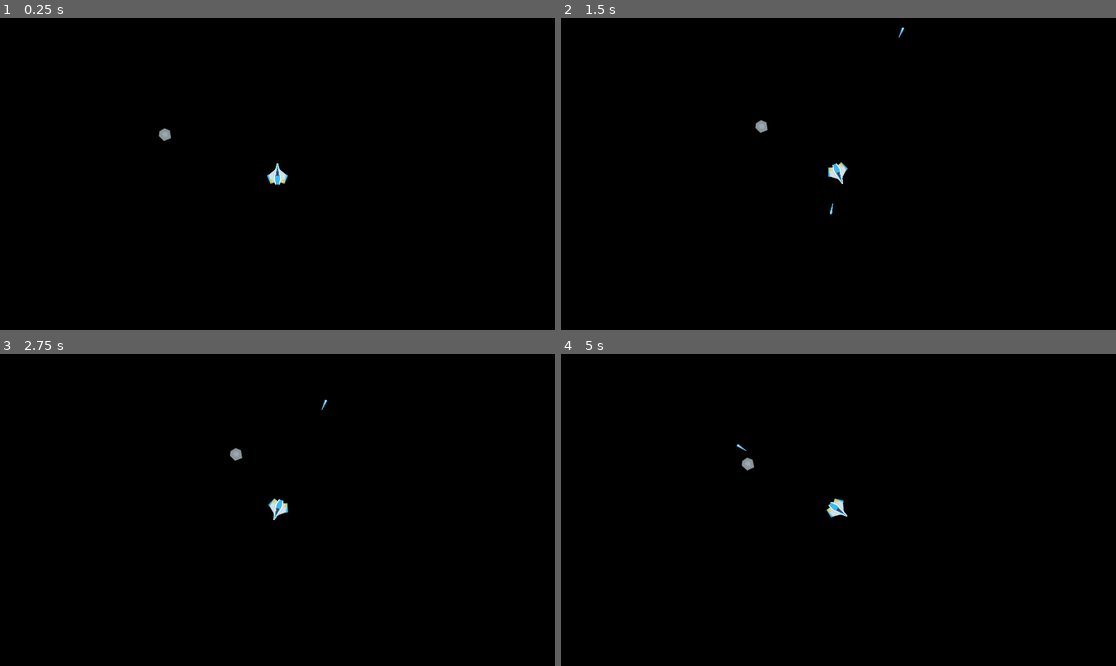
Above: before the commit, frames 1-4 (two rows, left to right).
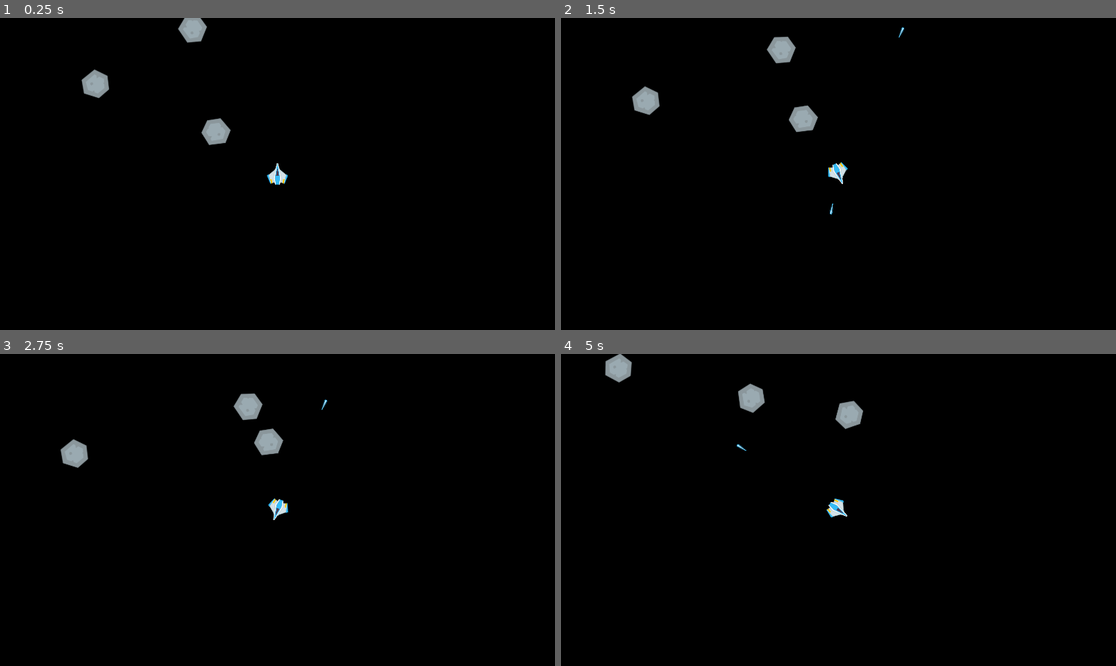
Above: after the commit, the same moments.

Repository: RansomDC/Asteroids-Clone
Game: Godot game, scene res://Scenes/Level/Level.tscn
Same seed, same stepped clock (60 frames per second), same inputs: the game is played once before the commit and once after it. Before the commit the project starts from res://Level/Level.tscn.
Inputs:
- Up to frame 1 (0.25 s): no input
- Up to frame 2 (1.5 s): hold Right (ui_right) 0.53-1.28 s; tap Alt (fire) at 0.6, 1.35 s; hold Left (ui_left) from 1.28 s (still down)
- Up to frame 3 (2.75 s): release Left (ui_left) at 2.03 s; hold Right (ui_right) from 2.03 s (still down); tap Alt (fire) at 2.1 s
- Up to frame 4 (5 s): release Right (ui_right) at 2.78 s; hold Up (ui_up) 2.78-3.53 s; tap Alt (fire) at 2.85, 3.6, 4.35 s; hold Left (ui_left) from 3.53 s (still down); tap F5 (reset) at 4.15 s

The runs differ from the first frame. In frame 1, 1.0% of the frame differs, in the area x 14-42%, y 0-41%; in frame 2, 1.1%; in frame 3, 1.1%; in frame 4, 1.1%, in the area x 7-55%, y 0-38%.

Commit message:
Add asteroids to the game startup, adjust directory layout

Diff:
--- a/Assets/Testable.tscn
+++ /dev/null
@@ -1,16 +0,0 @@
-[gd_scene load_steps=3 format=3 uid="uid://d2vsu0sbkoc81"]
-
-[ext_resource type="Script" path="res://Assets/Testable.gd" id="1_0hhy4"]
-[ext_resource type="Texture2D" uid="uid://dx0tbepfeltru" path="res://Assets/Ship.png" id="2_sk8ux"]
-
-[node name="Testable" type="CharacterBody2D"]
-position = Vector2(960, 540)
-script = ExtResource("1_0hhy4")
-metadata/_edit_group_ = true
-
-[node name="CollisionPolygon2D" type="CollisionPolygon2D" parent="."]
-visible = false
-polygon = PackedVector2Array(17, -48, 48, -12, 30, 42, -21, 47, -50, 10, -36, -34)
-
-[node name="Sprite2D" type="Sprite2D" parent="."]
-texture = ExtResource("2_sk8ux")
--- a/Asteroid/Asteroid.tscn
+++ /dev/null
@@ -1,16 +0,0 @@
-[gd_scene load_steps=4 format=3 uid="uid://matgqyct17aa"]
-
-[ext_resource type="Script" path="res://Asteroid/Asteroid.gd" id="1_xqjhu"]
-[ext_resource type="Texture2D" uid="uid://cj5s8cnhh71ul" path="res://Assets/L_Meteor.png" id="2_e2aae"]
-[ext_resource type="Shape2D" uid="uid://o3x1e1s08vp0" path="res://Assets/resources/asteroid_cshape_L.tres" id="3_guk8j"]
-
-[node name="Asteroid" type="Area2D"]
-script = ExtResource("1_xqjhu")
-metadata/_edit_group_ = true
-
-[node name="AsteroidImage" type="Sprite2D" parent="."]
-texture = ExtResource("2_e2aae")
-
-[node name="CollisionShape2D" type="CollisionShape2D" parent="."]
-position = Vector2(-1, 0)
-shape = ExtResource("3_guk8j")
--- a/Level/Level.gd
+++ /dev/null
@@ -1,15 +0,0 @@
-extends Node
-
-@onready var lasers = $Lasers
-@onready var player = $Player
-
-func _ready():
-	player.connect("laser_fired", _on_player_laser_fired)
-
-func _process(delta):
-	if Input.is_action_just_pressed("reset"):
-		get_tree().reload_current_scene()
-
-func _on_player_laser_fired(laser):
-	lasers.add_child(laser)
-	print("laser fired")
--- a/Level/Level.tscn
+++ /dev/null
@@ -1,20 +0,0 @@
-[gd_scene load_steps=4 format=3 uid="uid://b30bpvsan0u2f"]
-
-[ext_resource type="Script" path="res://Level/Level.gd" id="1_cch33"]
-[ext_resource type="PackedScene" uid="uid://dhddtdto4phfe" path="res://Player/Player.tscn" id="2_bn46h"]
-[ext_resource type="PackedScene" uid="uid://matgqyct17aa" path="res://Asteroid/Asteroid.tscn" id="3_i5wgf"]
-
-[node name="Level" type="Node"]
-script = ExtResource("1_cch33")
-
-[node name="Player" parent="." instance=ExtResource("2_bn46h")]
-position = Vector2(960, 540)
-up_direction = Vector2(0.999999, -0.00104167)
-
-[node name="Lasers" type="Node" parent="."]
-
-[node name="Asteroid" parent="." instance=ExtResource("3_i5wgf")]
-position = Vector2(545, 409)
-size = 1
-
-[connection signal="laser_fired" from="Player" to="." method="_on_player_laser_fired"]
--- a/Player/Player.gd
+++ /dev/null
@@ -1,50 +0,0 @@
-extends CharacterBody2D
-
-signal laser_fired(laser)
-
-@export var MAX_SPEED = 1000
-@export var speed = 40
-@export var rotation_speed = 5
-@export var rotation_direction = 0
-
-@onready var cannon = $Cannon
-
-var laser_scene = preload("res://Laser/laser.tscn")
-
-func _process(delta):
-	if Input.is_action_just_pressed("fire"):
-		fire_laser()
-
-func get_input():
-	rotation_direction = Input.get_axis("ui_left", "ui_right")
-	if (Input.is_action_pressed("ui_up")):
-		accelerate()
-
-
-func accelerate():
-		velocity.y += transform.y.y * -speed
-		velocity.x += transform.y.x * -speed
-		velocity = velocity.limit_length(MAX_SPEED)
-
-
-func _physics_process(delta):
-	get_input()
-	rotation += rotation_direction * rotation_speed * delta
-
-	move_and_slide()
-
-	var screen_size = get_viewport_rect().size
-	if global_position.y < 0:
-		global_position.y = screen_size.y
-	elif global_position.y > screen_size.y:
-		global_position.y = 0
-	if global_position.x < 0:
-		global_position.x = screen_size.x
-	elif global_position.x > screen_size.x:
-		global_position.x = 0
-
-func fire_laser():
-	var l = laser_scene.instantiate()
-	l.global_position = cannon.global_position
-	l.rotation = rotation
-	emit_signal("laser_fired", l)
--- /dev/null
+++ b/Scenes/Asteroid/Asteroid.tscn
@@ -0,0 +1,16 @@
+[gd_scene load_steps=4 format=3 uid="uid://matgqyct17aa"]
+
+[ext_resource type="Script" path="res://Scenes/Asteroid/Asteroid.gd" id="1_tgads"]
+[ext_resource type="Texture2D" uid="uid://cj5s8cnhh71ul" path="res://Assets/L_Meteor.png" id="2_a4vt4"]
+[ext_resource type="Shape2D" uid="uid://o3x1e1s08vp0" path="res://Assets/resources/asteroid_cshape_L.tres" id="3_e6mqh"]
+
+[node name="Asteroid" type="Area2D"]
+script = ExtResource("1_tgads")
+metadata/_edit_group_ = true
+
+[node name="AsteroidImage" type="Sprite2D" parent="."]
+texture = ExtResource("2_a4vt4")
+
+[node name="CollisionShape2D" type="CollisionShape2D" parent="."]
+position = Vector2(-1, 0)
+shape = ExtResource("3_e6mqh")
--- a/Laser/laser.tscn
+++ b/Scenes/Laser/laser.tscn
@@ -1,7 +1,7 @@
 [gd_scene load_steps=4 format=3 uid="uid://bju2cjswnp5k5"]
 
-[ext_resource type="Texture2D" uid="uid://c4c7yei3qg6ao" path="res://Assets/PlayerLaser.png" id="1_ed8jd"]
-[ext_resource type="Script" path="res://Laser/Laser.gd" id="1_v3eqt"]
+[ext_resource type="Script" path="res://Scenes/Laser/Laser.gd" id="1_ilpuf"]
+[ext_resource type="Texture2D" uid="uid://c4c7yei3qg6ao" path="res://Assets/PlayerLaser.png" id="2_nfg6p"]
 
 [sub_resource type="CapsuleShape2D" id="CapsuleShape2D_6ndtp"]
 radius = 4.0
@@ -10,12 +10,12 @@
 [node name="Laser" type="Area2D"]
 collision_layer = 8
 collision_mask = 4
-script = ExtResource("1_v3eqt")
+script = ExtResource("1_ilpuf")
 
 [node name="Sprite2D" type="Sprite2D" parent="."]
 position = Vector2(0, -19)
 scale = Vector2(1, 0.703704)
-texture = ExtResource("1_ed8jd")
+texture = ExtResource("2_nfg6p")
 
 [node name="CollisionShape2D" type="CollisionShape2D" parent="."]
 position = Vector2(0, -25)
--- /dev/null
+++ b/Scenes/Level/Level.gd
@@ -0,0 +1,32 @@
+extends Node
+
+@onready var lasers = $Lasers
+@onready var player = $Player
+
+var num_asteroids = 3
+@onready var asteroid = preload("res://Scenes/Asteroid/Asteroid.tscn")
+
+func _ready():
+	#Laser functionality
+	player.connect("laser_fired", _on_player_laser_fired)
+
+	#Spawn asteroids
+	for i in num_asteroids:
+		var new_asteroid = asteroid.instantiate()
+		new_asteroid.position = get_random_position()
+		add_child(new_asteroid)
+	pass
+
+func _process(delta):
+	if Input.is_action_just_pressed("reset"):
+		get_tree().reload_current_scene()
+
+func _on_player_laser_fired(laser):
+	lasers.add_child(laser)
+	print("laser fired")
+
+func get_random_position():
+	randomize()
+	#return a random screen position
+	var v = Vector2(randf_range(0, 1024), randf_range(0,600))
+	return v
--- /dev/null
+++ b/Scenes/Level/Level.tscn
@@ -0,0 +1,15 @@
+[gd_scene load_steps=3 format=3 uid="uid://b30bpvsan0u2f"]
+
+[ext_resource type="Script" path="res://Scenes/Level/Level.gd" id="1_cch33"]
+[ext_resource type="PackedScene" uid="uid://bvync6fy8hxm0" path="res://Scenes/Player/Player.tscn" id="2_bn46h"]
+
+[node name="Level" type="Node"]
+script = ExtResource("1_cch33")
+
+[node name="Player" parent="." instance=ExtResource("2_bn46h")]
+position = Vector2(960, 540)
+up_direction = Vector2(0.999999, -0.00104167)
+
+[node name="Lasers" type="Node" parent="."]
+
+[connection signal="laser_fired" from="Player" to="." method="_on_player_laser_fired"]
--- a/Assets/Testable.gd
+++ b/Scenes/Player/Player.gd
@@ -1,12 +1,19 @@
 extends CharacterBody2D
 
+signal laser_fired(laser)
 
-const SPEED = 2
-const MAX_SPEED = 1000
-@export var speed = 45
+@export var MAX_SPEED = 1000
+@export var speed = 40
 @export var rotation_speed = 5
-var rotation_direction = 0
+@export var rotation_direction = 0
 
+@onready var cannon = $Cannon
+
+var laser_scene = preload("res://Scenes/Laser/laser.tscn")
+
+func _process(delta):
+	if Input.is_action_just_pressed("fire"):
+		fire_laser()
 
 func get_input():
 	rotation_direction = Input.get_axis("ui_left", "ui_right")
@@ -23,6 +30,7 @@
 func _physics_process(delta):
 	get_input()
 	rotation += rotation_direction * rotation_speed * delta
+
 	move_and_slide()
 
 	var screen_size = get_viewport_rect().size
@@ -34,3 +42,9 @@
 		global_position.x = screen_size.x
 	elif global_position.x > screen_size.x:
 		global_position.x = 0
+
+func fire_laser():
+	var l = laser_scene.instantiate()
+	l.global_position = cannon.global_position
+	l.rotation = rotation
+	emit_signal("laser_fired", l)
--- a/Player/Player.tscn
+++ b/Scenes/Player/Player.tscn
@@ -1,17 +1,17 @@
-[gd_scene load_steps=3 format=3 uid="uid://dhddtdto4phfe"]
+[gd_scene load_steps=3 format=3 uid="uid://bvync6fy8hxm0"]
 
-[ext_resource type="Texture2D" uid="uid://dx0tbepfeltru" path="res://Assets/Ship.png" id="1_5dicg"]
-[ext_resource type="Script" path="res://Player/Player.gd" id="1_dh8rg"]
+[ext_resource type="Script" path="res://Scenes/Player/Player.gd" id="1_lcc2l"]
+[ext_resource type="Texture2D" uid="uid://dx0tbepfeltru" path="res://Assets/Ship.png" id="2_jp27x"]
 
 [node name="Player" type="CharacterBody2D"]
 collision_layer = 2
 collision_mask = 5
-script = ExtResource("1_dh8rg")
+script = ExtResource("1_lcc2l")
 metadata/_edit_group_ = true
 
 [node name="ShipImage" type="Sprite2D" parent="."]
 scale = Vector2(0.651786, 1)
-texture = ExtResource("1_5dicg")
+texture = ExtResource("2_jp27x")
 
 [node name="CollisionPolygon2D" type="CollisionPolygon2D" parent="."]
 polygon = PackedVector2Array(-3, -38, 2, -38, 9, -18, 37, 5, 25, 35, 11, 31, 8, 38, -8, 38, -11, 30, -25, 35, -37, 5, -9, -18)
--- a/project.godot
+++ b/project.godot
@@ -11,7 +11,7 @@
 [application]
 
 config/name="Asteroids-Clone"
-run/main_scene="res://Level/Level.tscn"
+run/main_scene="res://Scenes/Level/Level.tscn"
 config/features=PackedStringArray("4.1", "Forward Plus")
 
 [display]
Renamed: Asteroid/Asteroid.gd -> Scenes/Asteroid/Asteroid.gd
Renamed: Laser/Laser.gd -> Scenes/Laser/Laser.gd
Not shown, added: Scenes/Level/Lev854B.tmp
